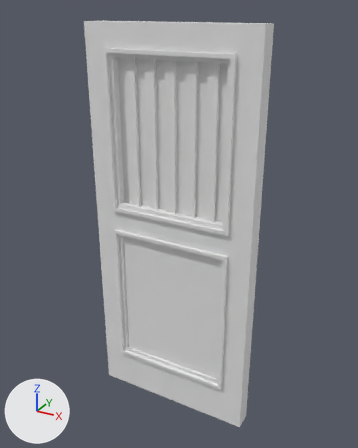
Renders of the FBX model Assets/Mesh/OUTSIDE_DOOR.fbx from each side of a commit.
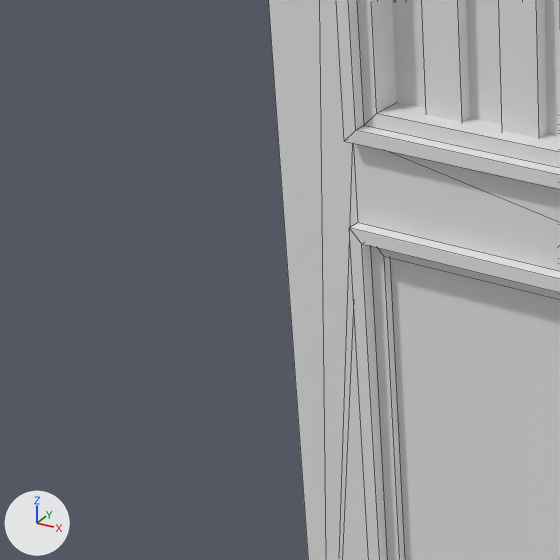
There are two pictures of each version: one whole from a camera (50 mm lens) standing at (0.713, -2.002, 2.165) and looking at (-0.418, 0.055, 1.136), one close up on the part from 9% to 45% of the width and 40% to 68% of the height. Lighting does not change. The marker at lower left points along +X, +Y and +Z. The close-ups show mesh edges as thin lines. Materials are left out; every surface is plain grey. Where no turn or scale is listed for an object, it has been applied to the vertices.

Names of what the first close-up shows: 'OUTSIDE_DOOR'.
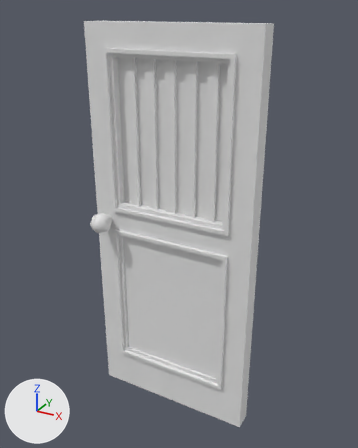
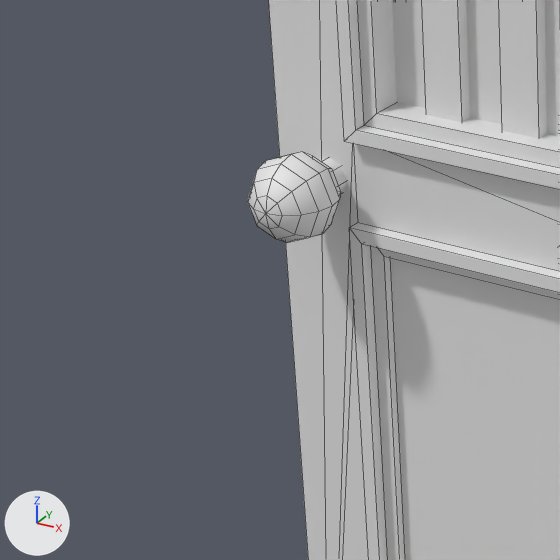
What differs and where, as boxes (x1, y1, x2, y2) in the close-ups (560 x 560 px):
'OUTSIDE_DOOR', reshaped
    before: (268, 0, 560, 560)
    after: (248, 0, 560, 560)
part 1 of me_mesh, added
    after: (248, 152, 347, 243)

Patch to the scene script:
```diff
--- a/Assets/Mesh/OUTSIDE_DOOR.fbx.py
+++ b/Assets/Mesh/OUTSIDE_DOOR.fbx.py
@@ me_mesh @@
 # used by ob_outside_door; location = (0.0, 0.0, 0.0)
-me_mesh.from_pydata(...)  # 148 vertices, 130 faces; spans x -0.9..0.0, y -0.02..0.12, z 0.0..2.1
+me_mesh.from_pydata(...)  # 213 vertices, 194 faces; spans x -0.9..0.0, y -0.13..0.12, z 0.0..2.1
+# me_mesh part 1: a new loose piece of 65 vertices spanning x -0.88..-0.77, y -0.13..0.03, z 1.05..1.16
```
